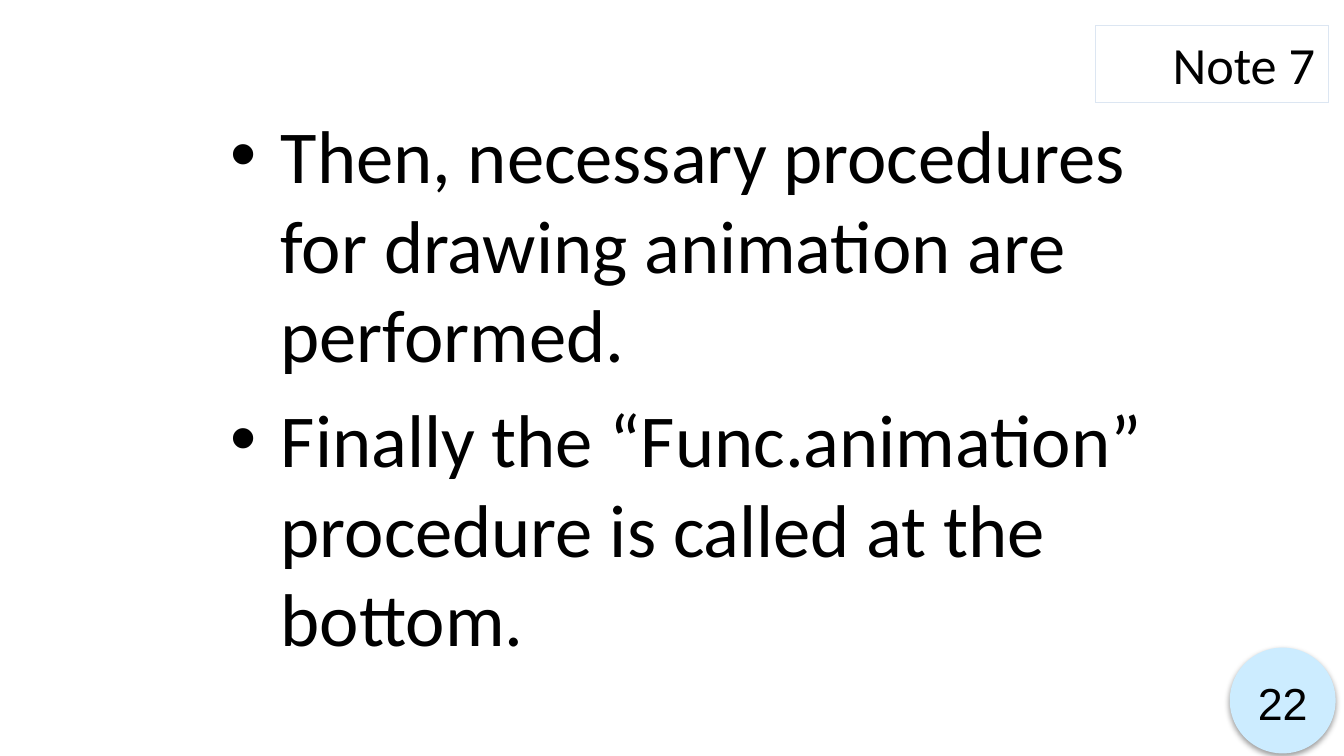
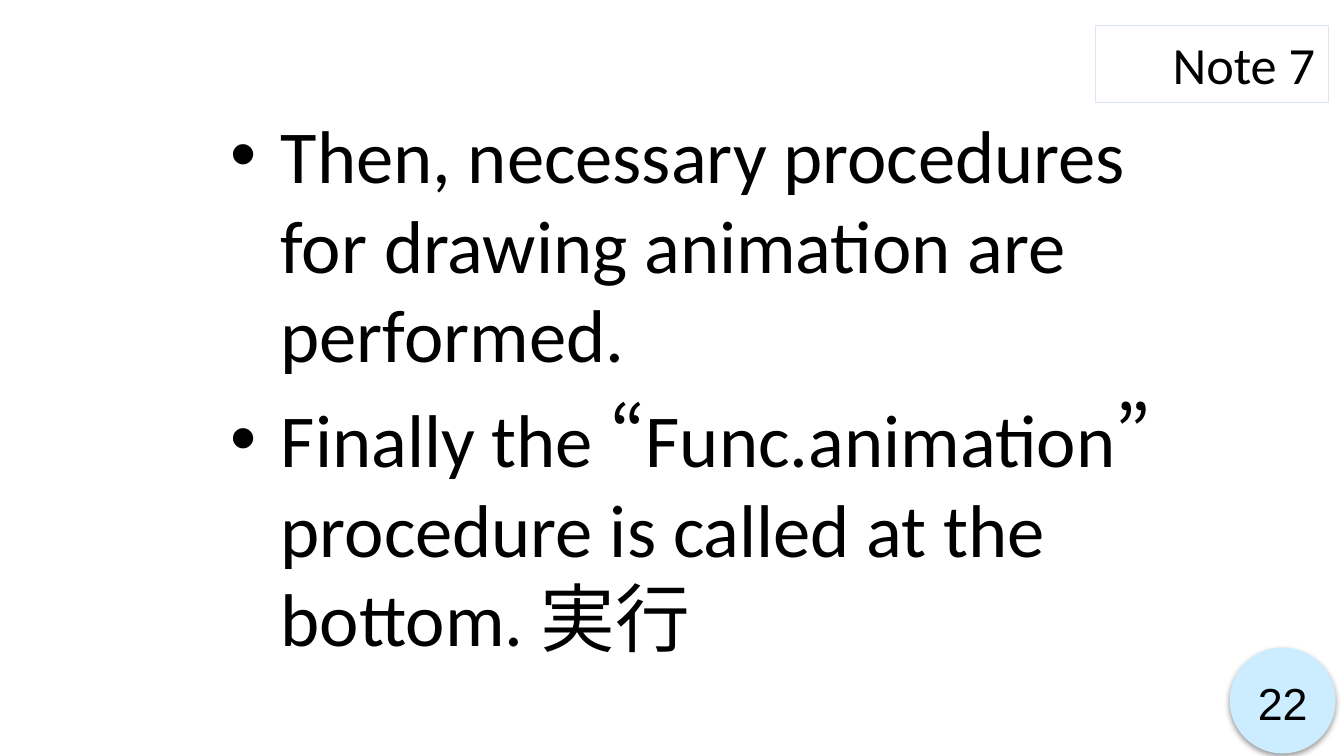
Before and after one commit to ryo0921/KyotoUx-009x, a slide deck: slide 22 of 01/Week 1-4_script.pptx. Drawn at 1344x756 pixels with LibreOffice and Linux fonts; fonts in the diff are those of the drawing. Boxes give left, top, right and bottom in pixels: in the first picture for what was removed or moved away, otherwise in the second. Text is boxed around its words. In the diff, an @@ line names an element or a change of style, - is before the commit and + after.

```diff
--- a/01/Week 1-4_script.pptx
+++ b/01/Week 1-4_script.pptx
@@ text at box(281, 401, 1151, 653): text changed @@
-• Finally the “Func.animation” procedure is called at the bottom.
+• Finally the “Func.animation” procedure is called at the bottom. 実行
```
Also in this commit, not shown: 8 other slides changed, 3 slides removed, 41 other files.
